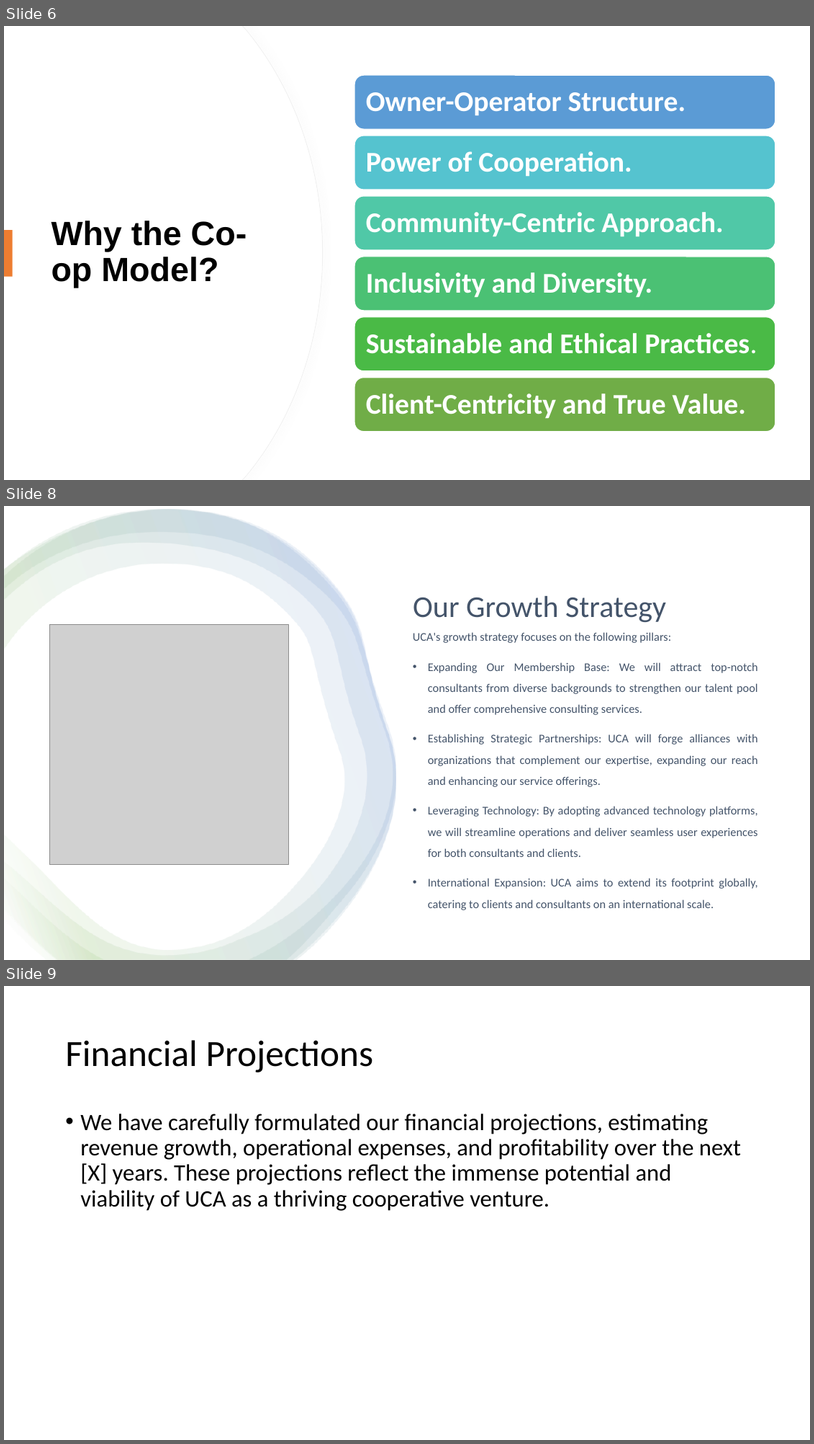
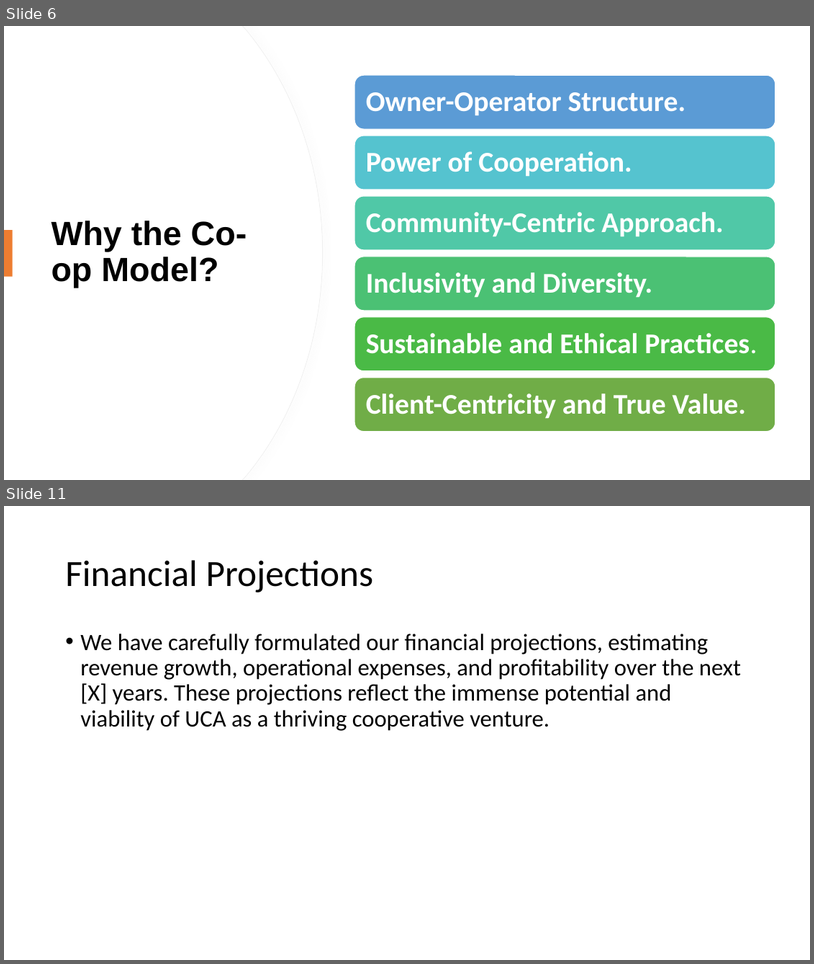
Before and after one commit to kipronorugut/UCA, a slide deck: Presentations/UCA-First-Draft.pptx. Shown one above the other, each under a label of ours: slides 6, 8 and 9 before the commit, slides 6 and 11 after it; the slides between them are not shown. The pictures are 814x1444 and 814x964 pixels, drawn with LibreOffice and Linux fonts; fonts in the diff are those of the drawing; grey boxes stand for pictures. Boxes give left, top, right and bottom in pixels: in the first picture for what was removed or moved away, otherwise in the second. Text is boxed around its words. In the diff, an @@ line names an element or a change of style, - is before the commit and + after.

```diff
--- a/Presentations/UCA-First-Draft.pptx
+++ b/Presentations/UCA-First-Draft.pptx
@@ slide 8 removed at box(4, 506, 810, 960), background #FFFFFF @@
@@ rectangle removed at box(4, 506, 810, 960) @@
@@ freeform shape removed at box(4, 510, 396, 960) @@
@@ freeform shape removed at box(4, 510, 396, 960) @@
@@ freeform shape removed at box(4, 510, 396, 960) @@
@@ title removed at box(413, 596, 666, 622) @@
-Our Growth Strategy
@@ picture removed at box(49, 625, 289, 864) @@
@@ text removed at box(413, 632, 759, 910) @@
-UCA's growth strategy focuses on the following pillars:
-• Expanding Our Membership Base: We will attract top-notch consultants from diverse backgrounds to strengthen our talent pool and offer comprehensive consulting services.
-• Establishing Strategic Partnerships: UCA will forge alliances with organizations that complement our expertise, expanding our reach and enhancing our service offerings.
-• Leveraging Technology: By adopting advanced technology platforms, we will streamline operations and deliver seamless user experiences for both consultants and clients.
-• International Expansion: UCA aims to extend its footprint globally, catering to clients and consultants on an international scale.
@@ what was slide 9 is now slide 11 @@
```
Also in this commit, not shown: 3 slides changed, 4 slides added, 1 other slide removed.
